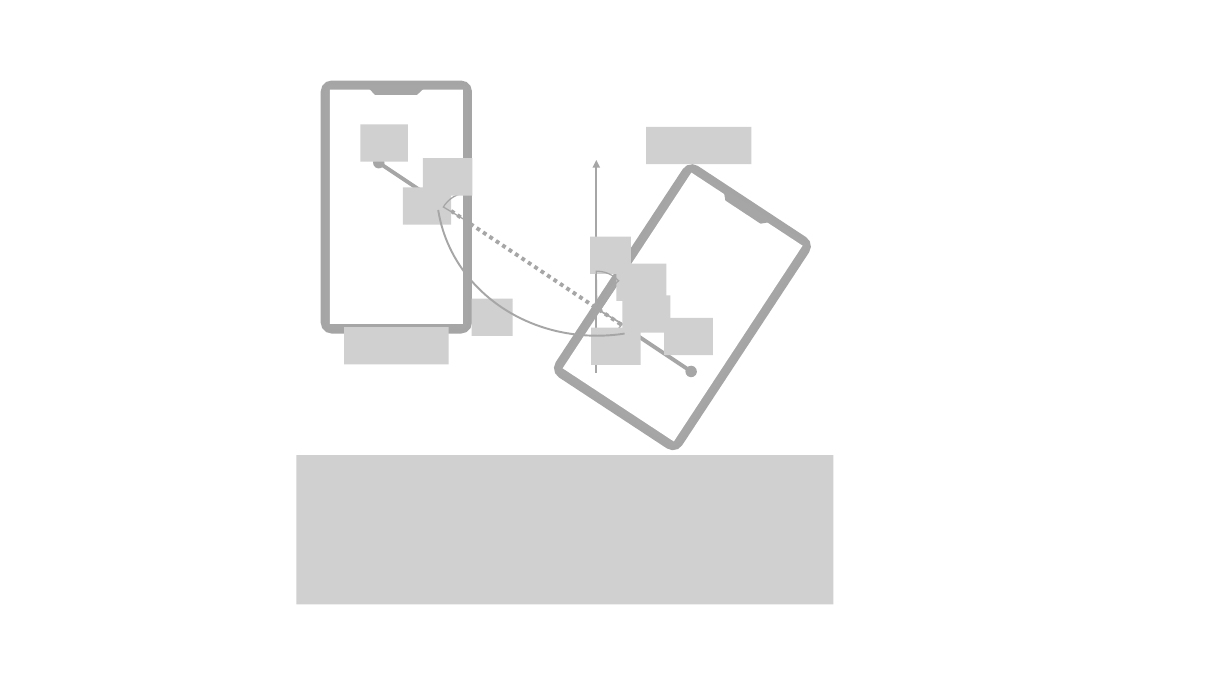
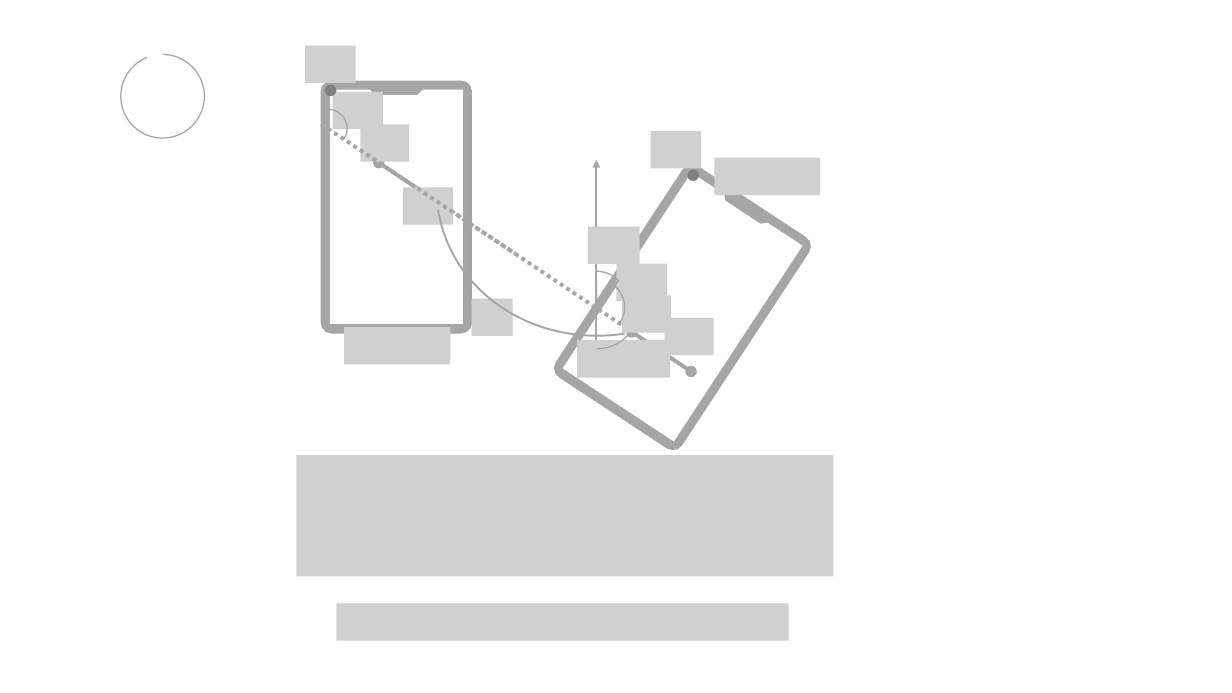
Before and after one commit to johnnyapu15/dragnnect-server, a slide deck: slide 1 of docs/figures.pptx. Drawn at 1232x693 pixels with LibreOffice and Linux fonts; fonts in the diff are those of the drawing; grey boxes stand for pictures. Boxes give left, top, right and bottom in pixels: in the first picture for what was removed or moved away, otherwise in the second. Text is boxed around its words. In the diff, an @@ line names an element or a change of style, - is before the commit and + after.

```diff
--- a/docs/figures.pptx
+++ b/docs/figures.pptx
@@ arc (boxed as its full ellipse) added at box(121, 55, 205, 139), outline #A6A6A6 1 pt @@
@@ group removed at box(423, 127, 751, 352): 2 pie slice (boxed as its full ellipse)s, 2 pictures @@
@@ arrow moved from (596, 372) - (596, 160) to (596, 352) - (596, 160) @@
@@ picture: place and size @@
-picture at box(591, 237, 631, 274)
+picture at box(589, 226, 640, 263)
@@ arc (boxed as its full ellipse) at box(555, 265, 639, 348): pie slice (boxed as its full ellipse) to arc (boxed as its full ellipse); rotation 35 to 180 degrees @@
@@ group added at box(305, 46, 821, 335): 4 pictures, 2 ellipses, 2 arc (boxed as its full ellipse)s, 1 line @@
@@ picture: place and size @@
-picture at box(592, 328, 641, 365)
+picture at box(578, 340, 671, 377)
@@ picture: place and size @@
-picture at box(297, 456, 834, 605)
+picture at box(297, 456, 834, 577)
@@ picture added at box(336, 604, 789, 640) @@
```
Also in this commit, not shown: 1 other slide changed, 2 other files.
